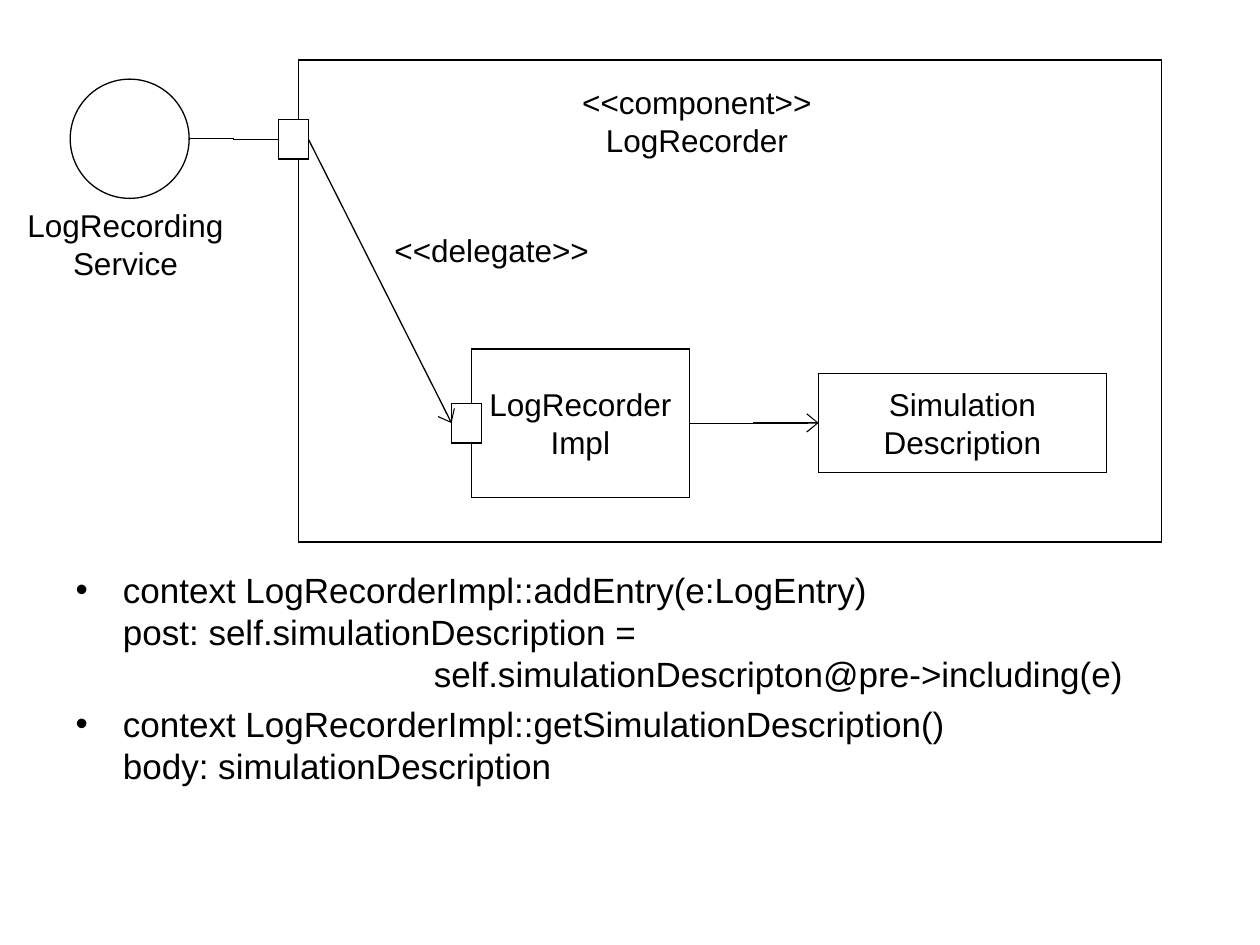
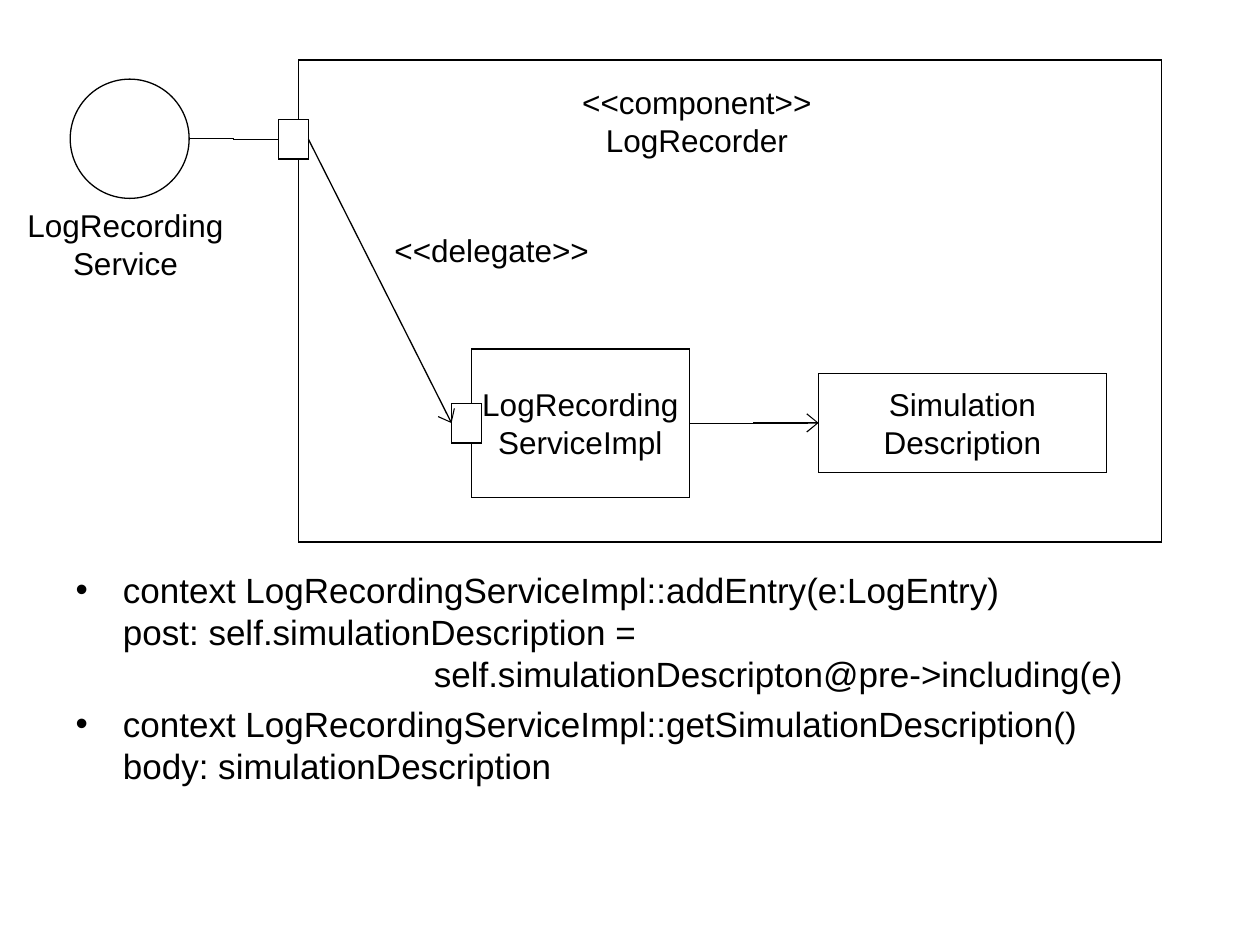
Before and after one commit to krishprince/rollerslam, a slide deck: slide 4 of docs/Logging/LoggingPIM.ppt. Drawn at 1260x945 pixels with LibreOffice and Linux fonts; fonts in the diff are those of the drawing. Boxes give left, top, right and bottom in pixels: in the first picture for what was removed or moved away, otherwise in the second. Text is boxed around its words. In the diff, an @@ line names an element or a change of style, - is before the commit and + after.

Commit message:
LogRecording BICT implementation and models.

```diff
--- a/docs/Logging/LoggingPIM.ppt
+++ b/docs/Logging/LoggingPIM.ppt
@@ text in rectangle at (482, 393, 678, 460): text changed @@
-LogRecorder
-Impl
+LogRecording
+ServiceImpl
@@ text at (123, 577, 1123, 786): text changed @@
-• context LogRecorderImpl::addEntry(e:LogEntry)
-  post: self.simulationDescription =
-  self.simulationDescripton@pre->including(e)
-• context LogRecorderImpl::getSimulationDescription()
-  body: simulationDescription
+• context LogRecordingServiceImpl::addEntry(e:LogEntry)
+  post: self.simulationDescription =
+  self.simulationDescripton@pre->including(e)
+• context LogRecordingServiceImpl::getSimulationDescription()
+  body: simulationDescription
```
Also in this commit, not shown: 3 other slides changed, 5 slides added, 3 other files.
